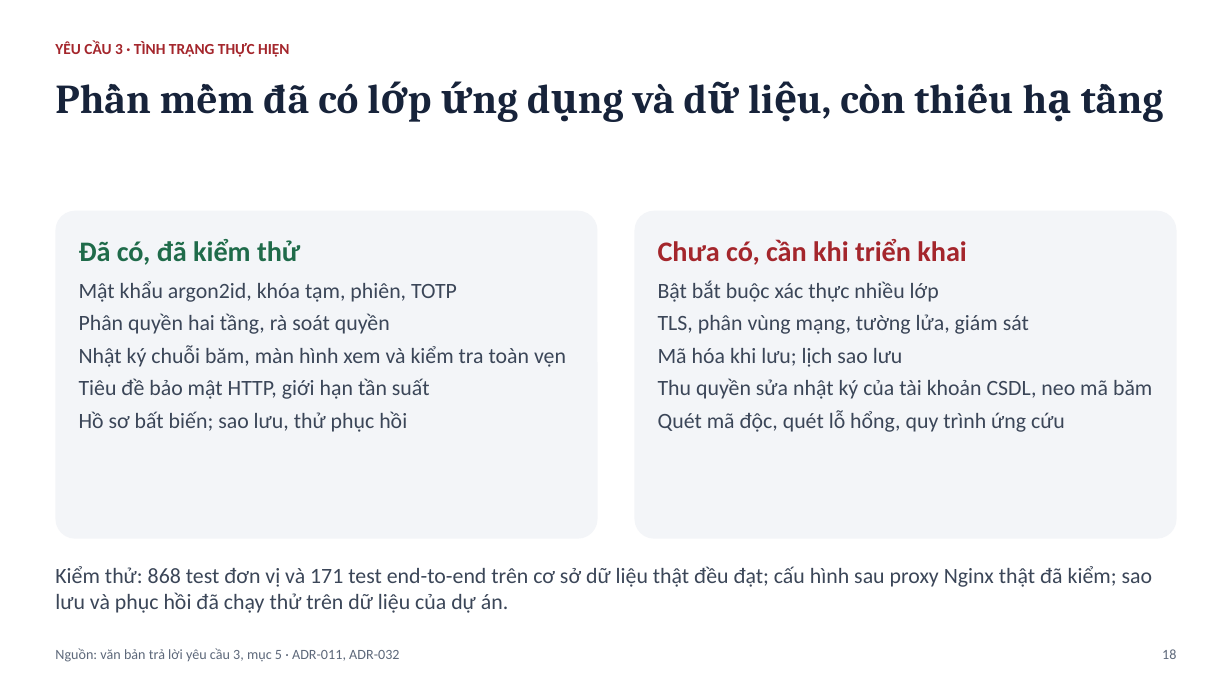
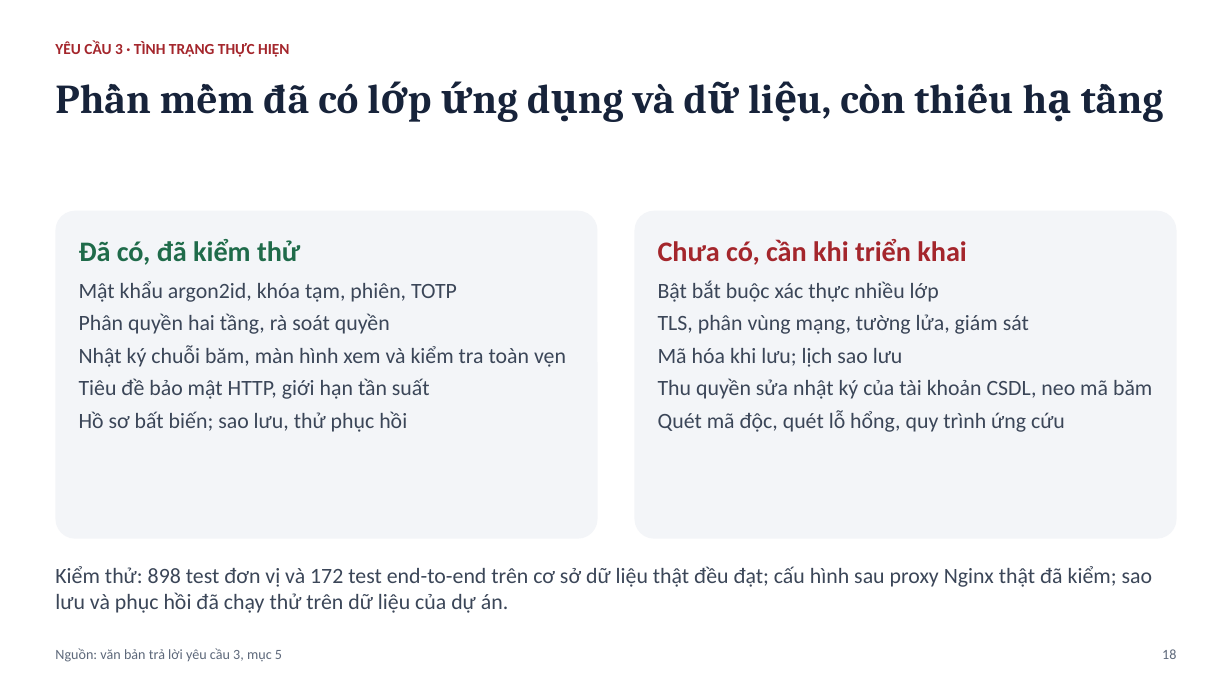
Before and after one commit to tuanhuu3264/btctu-apps, a slide deck: slide 18 of docs/tai_lieu_nop_bai/Slide-thuyet-trinh.pptx. Drawn at 1232x693 pixels with LibreOffice and Linux fonts; fonts in the diff are those of the drawing. Boxes give left, top, right and bottom in pixels: in the first picture for what was removed or moved away, otherwise in the second. Text is boxed around its words. In the diff, an @@ line names an element or a change of style, - is before the commit and + after.

```diff
--- a/docs/tai_lieu_nop_bai/Slide-thuyet-trinh.pptx
+++ b/docs/tai_lieu_nop_bai/Slide-thuyet-trinh.pptx
@@ text at (x1=55, y1=566, x2=1152, y2=613): text changed @@
-Kiểm thử: 868 test đơn vị và 171 test end-to-end trên cơ sở dữ liệu thật đều đạt; cấu hình sau proxy Nginx thật đã kiểm; sao lưu và phục hồi đã chạy thử trên dữ liệu của dự án.
+Kiểm thử: 898 test đơn vị và 172 test end-to-end trên cơ sở dữ liệu thật đều đạt; cấu hình sau proxy Nginx thật đã kiểm; sao lưu và phục hồi đã chạy thử trên dữ liệu của dự án.
@@ text at (x1=55, y1=648, x2=282, y2=662): text changed @@
-Nguồn: văn bản trả lời yêu cầu 3, mục 5 · ADR-011, ADR-032
+Nguồn: văn bản trả lời yêu cầu 3, mục 5
```
Also in this commit, not shown: 7 other slides changed, 19 other files.
